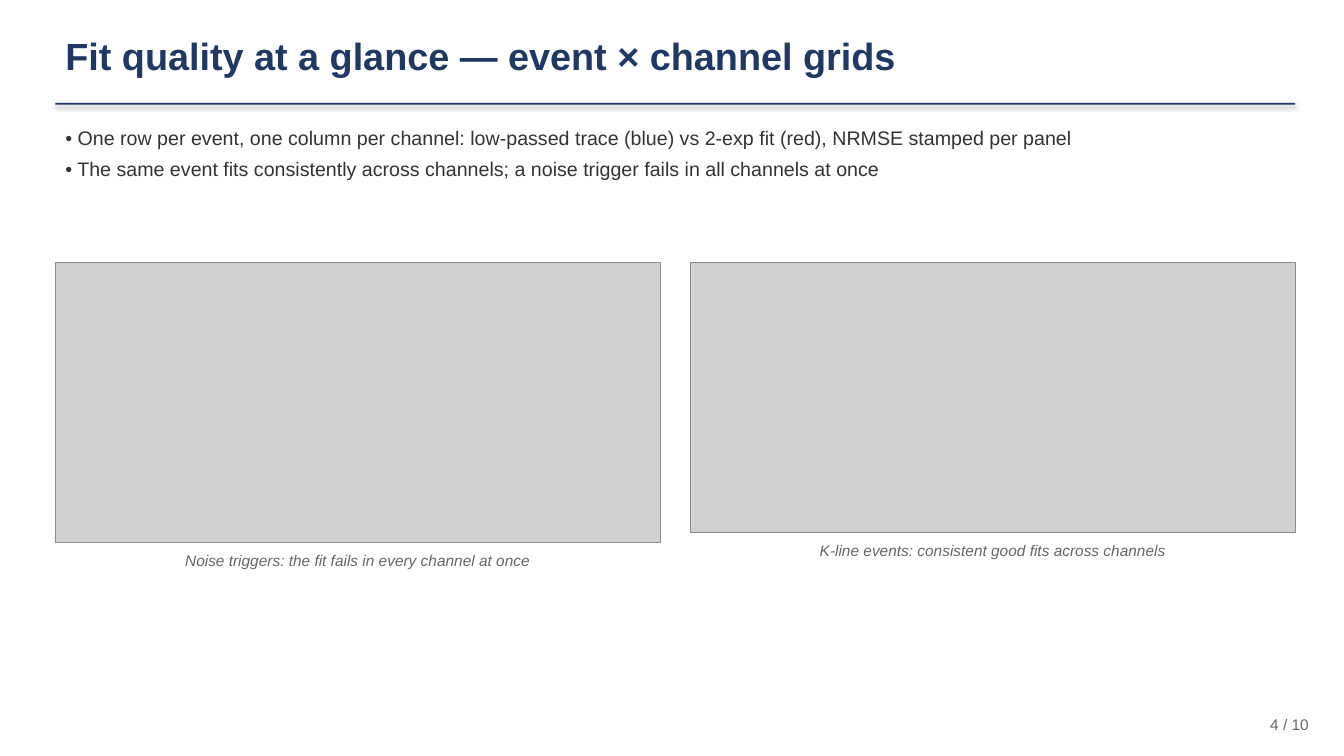
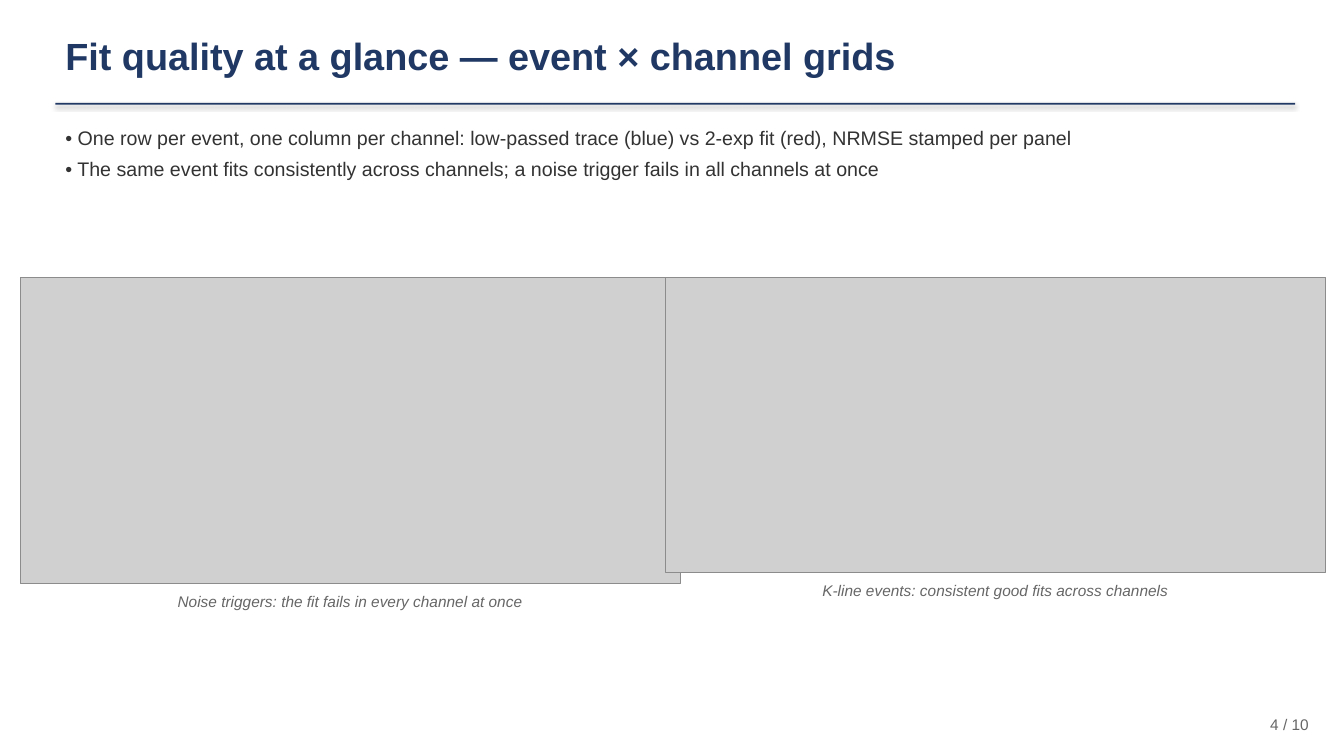
Before and after one commit to ZhihengLi0/urop, a slide deck: slide 4 of snolab/presentation/SNOLAB_R4_pulse_templates_20260715.pptx. Drawn at 1344x756 pixels with LibreOffice and Linux fonts; fonts in the diff are those of the drawing; grey boxes stand for pictures. Boxes give left, top, right and bottom in pixels: in the first picture for what was removed or moved away, otherwise in the second. Text is boxed around its words. In the diff, an @@ line names an element or a change of style, - is before the commit and + after.

```diff
--- a/snolab/presentation/SNOLAB_R4_pulse_templates_20260715.pptx
+++ b/snolab/presentation/SNOLAB_R4_pulse_templates_20260715.pptx
@@ picture: place and size @@
-picture at (55, 262, 660, 543)
+picture at (20, 277, 681, 584)
@@ picture: place and size @@
-picture at (691, 262, 1296, 532)
+picture at (665, 277, 1326, 573)
@@ text "Noise triggers: the fit fails ...": place and size @@
-text "Noise triggers: the fit fails ..." at (185, 555, 529, 569)
+text "Noise triggers: the fit fails ..." at (178, 596, 522, 610)
@@ text "K-line events: consistent good fits ...": place and size @@
-text "K-line events: consistent good fits ..." at (820, 545, 1165, 559)
+text "K-line events: consistent good fits ..." at (822, 585, 1168, 599)
```
Also in this commit, not shown: 3 other slides changed, 7 other files.
